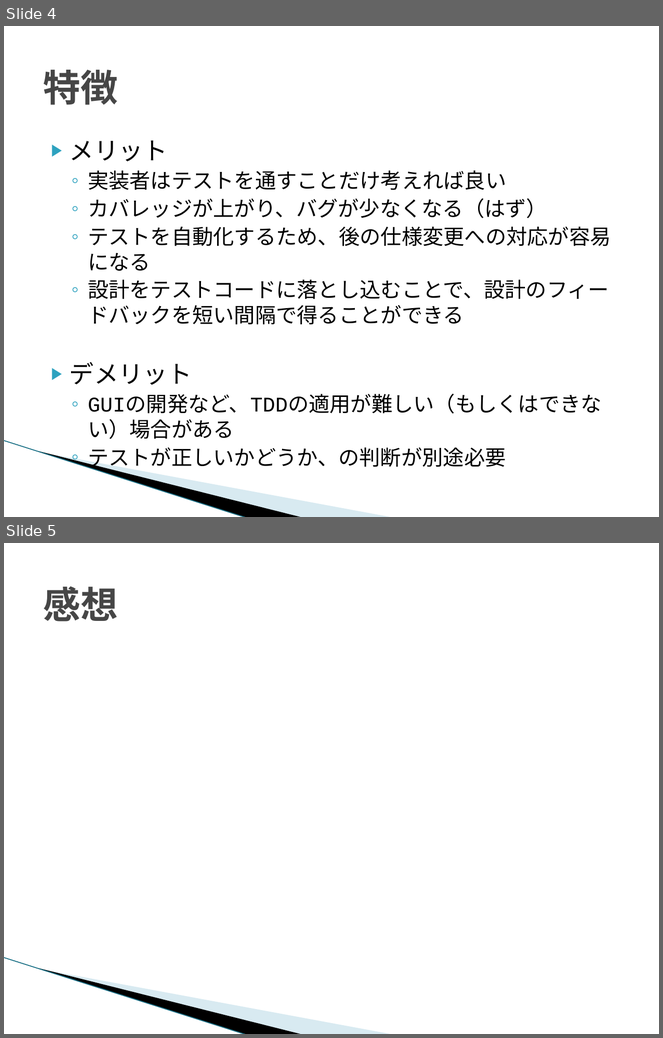
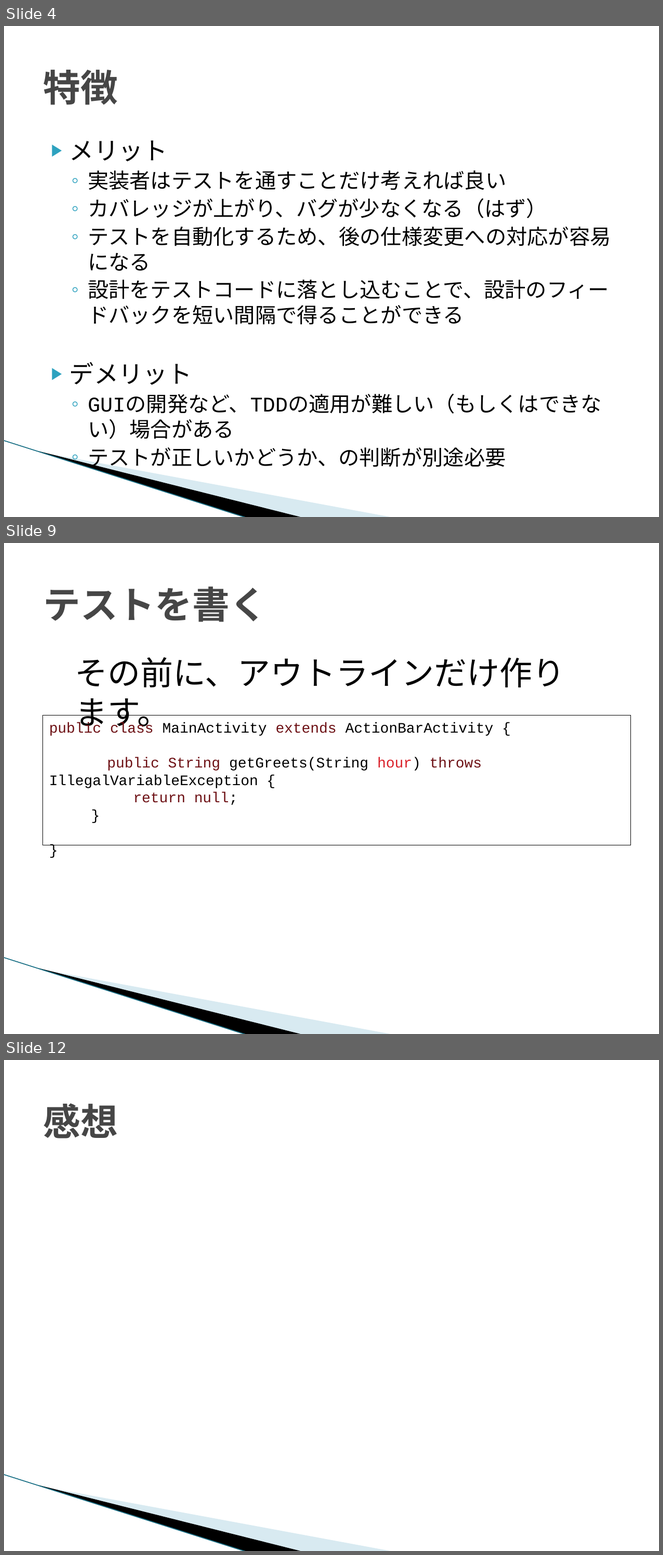
Before and after one commit to YAMADA-Yusuke/teck_talk, a slide deck: テスト駆動開発（TDD）.pptx. Shown one above the other, each under a label of ours: slides 4 and 5 before the commit, slides 4, 9 and 12 after it; the slides between them are not shown. The pictures are 663x1038 and 663x1555 pixels, drawn with LibreOffice and Linux fonts; fonts in the diff are those of the drawing; background and template pictures are left out. Boxes give left, top, right and bottom in pixels: in the first picture for what was removed or moved away, otherwise in the second. Text is boxed around its words. In the diff, an @@ line names an element or a change of style, - is before the commit and + after.

```diff
--- a/テスト駆動開発（TDD）.pptx
+++ b/テスト駆動開発（TDD）.pptx
@@ slide 9 added at [4,543,659,1034], background #FFFFFF; not listed: 3 template elements that a slide beside it also shows @@
@@ title added at [43,587,267,622], 41 pt, text #464646, bold @@
+テストを書く
@@ text added at [75,657,565,732], 36 pt, text #000000 @@
+その前に、アウトラインだけ作ります。
@@ rectangle added at [42,715,631,846], outline #000000 0.75 pt, 16 pt, text #000000 @@
+public class MainActivity extends ActionBarActivity {
+public String getGreets(String hour) throws IllegalVariableException {
+return null;
+}
+}
@@ what was slide 5 is now slide 12 @@
```
Also in this commit, not shown: 1 slide changed, 6 other slides added.
